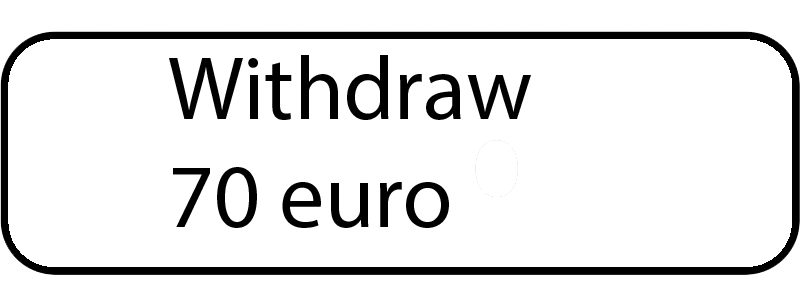
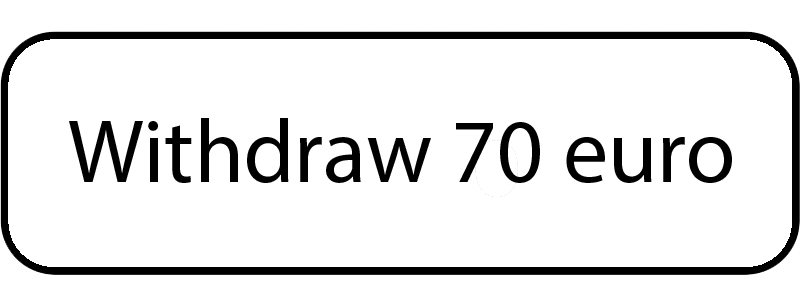
Before/after of a 800x300 layered artwork. What changed in the layer stack:
painted on "Help" over [69, 55, 732, 228]
